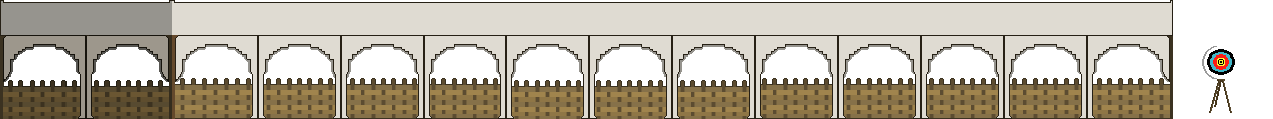
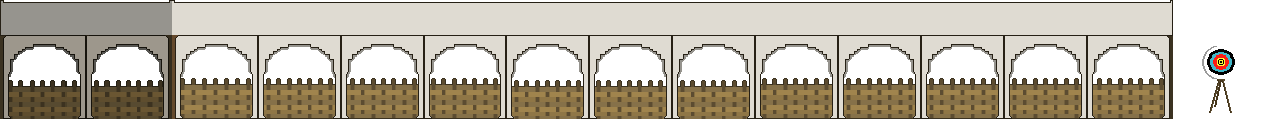
Before/after of a 1273x119 layered artwork. What changed in the layer stack:
painted on "Arco06" over box(3, 76, 1170, 119)
removed layer "Arco" over box(175, 76, 183, 119)
removed layer "cerca" over box(175, 78, 183, 119)
removed layer "cerca copy 11" over box(1162, 78, 1170, 119)
removed layer "ArcoEscuro" over box(3, 76, 169, 119)
removed layer "CercaEscura" over box(3, 76, 1170, 119)
removed layer "Estabulo" over box(3, 76, 1170, 119)
